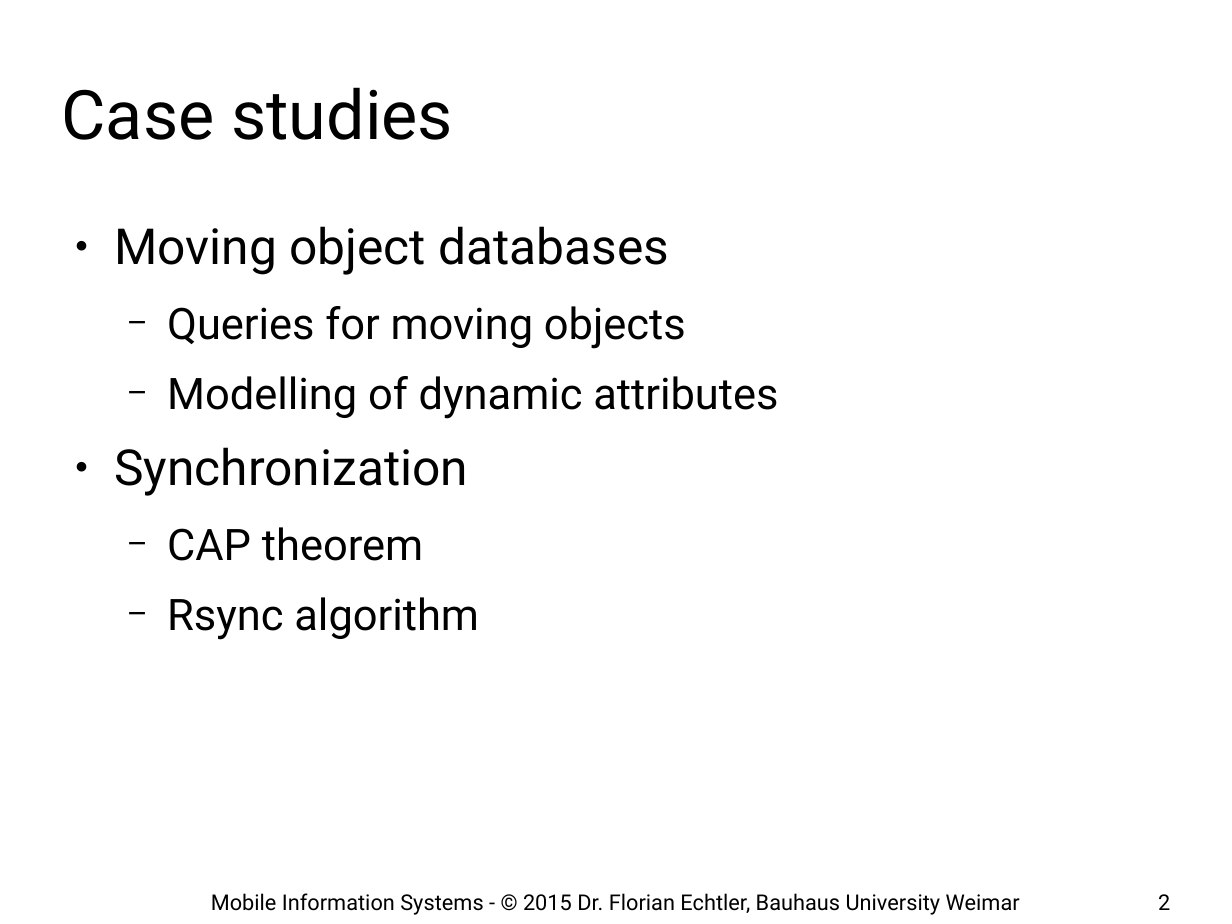
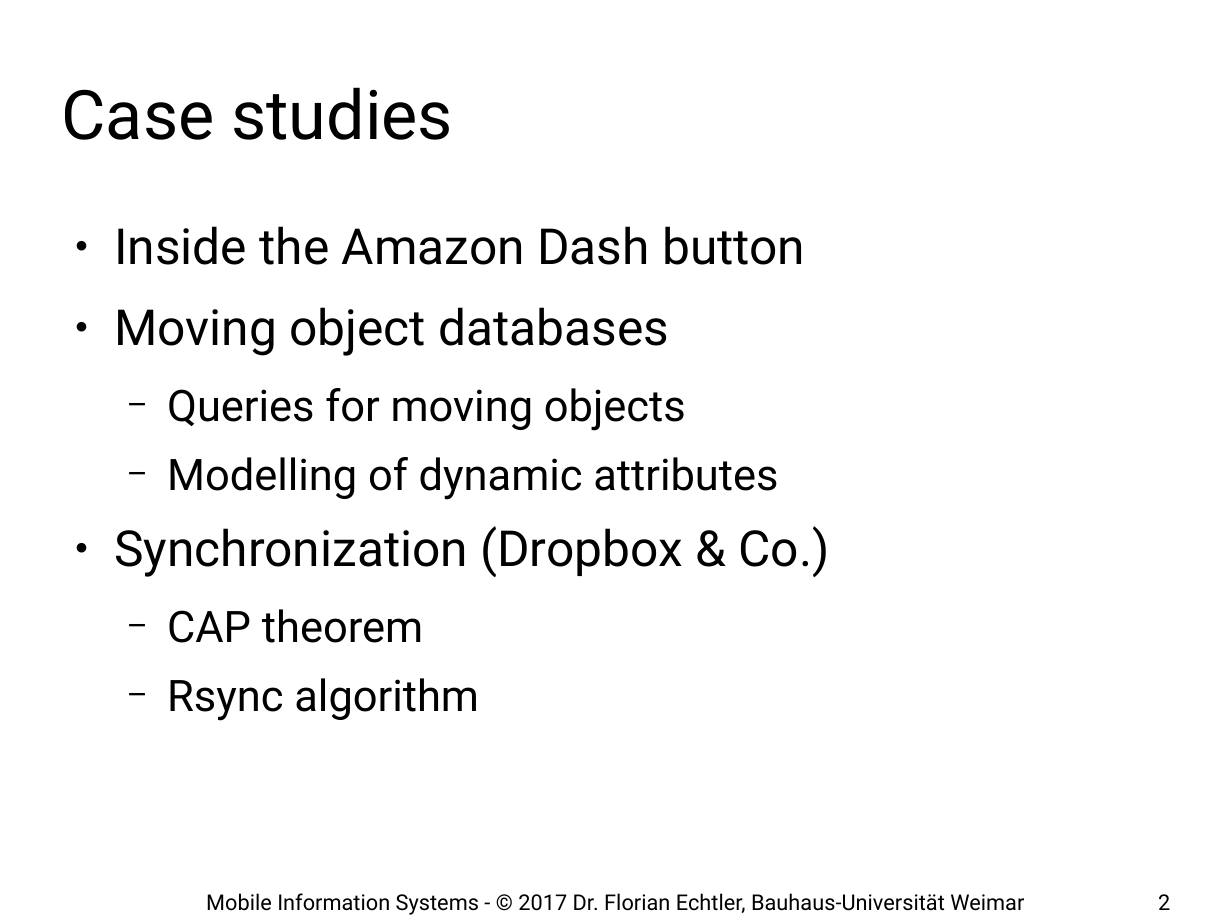
Before and after one commit to floe/mobile-information-systems, a slide deck: slide 2 of 11-case-studies.odp. Drawn at 1232x924 pixels with LibreOffice and Linux fonts; fonts in the diff are those of the drawing; background and template pictures are left out. Boxes give left, top, right and bottom in pixels: in the first picture for what was removed or moved away, otherwise in the second. Text is boxed around its words. In the diff, an @@ line names an element or a change of style, - is before the commit and + after.

Commit message:
add new "case study"

```diff
--- a/11-case-studies.odp
+++ b/11-case-studies.odp
@@ text at bbox=[114, 226, 805, 265]: paragraph added @@
+● Inside the Amazon Dash button
@@ text at bbox=[114, 526, 830, 577]: text changed @@
-● Synchronization
+● Synchronization (Dropbox & Co.)
@@ text at bbox=[206, 893, 1024, 915]: text changed @@
-Mobile Information Systems - © 2015 Dr. Florian Echtler, Bauhaus University Weimar
+Mobile Information Systems - © 2017 Dr. Florian Echtler, Bauhaus-Universität Weimar
```
Also in this commit, not shown: 28 other slides changed, 4 slides added.
